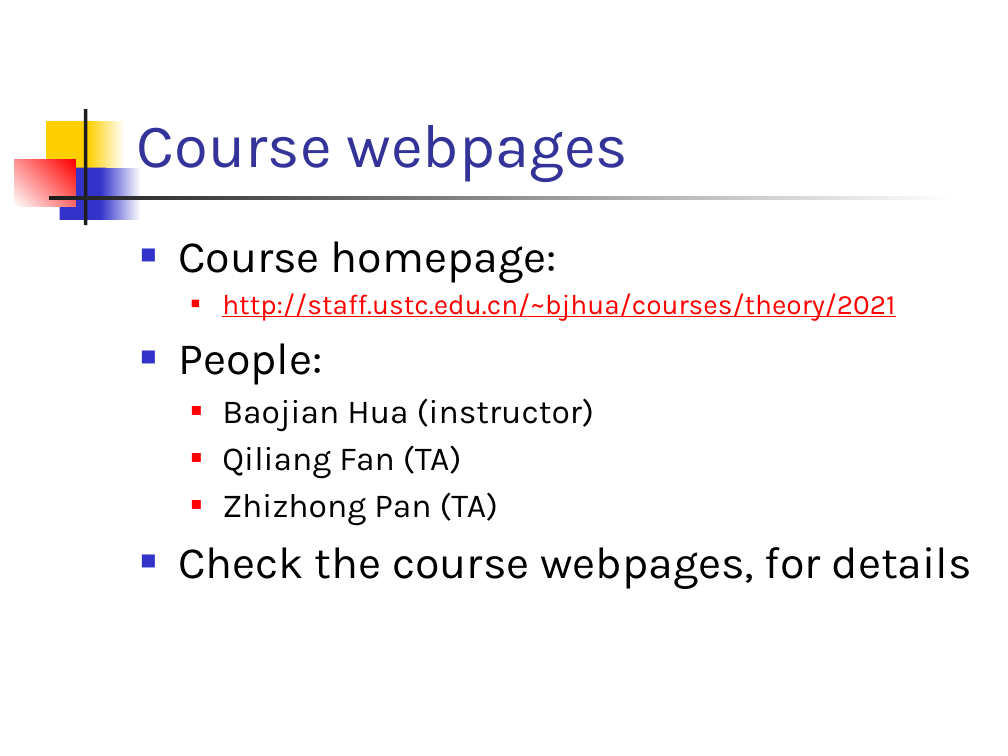
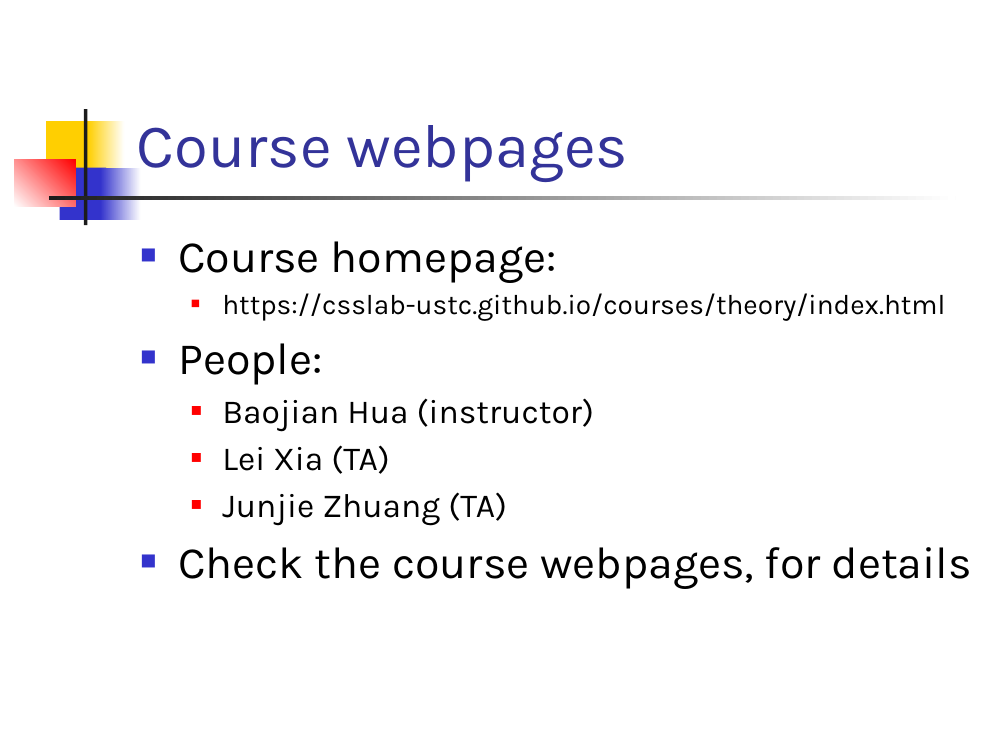
Before and after one commit to csslab-ustc/csslab-ustc.github.io, a slide deck: slide 10 of courses/theory/slides/lec01-overview.pptx. Drawn at 1008x756 pixels with LibreOffice and Linux fonts; fonts in the diff are those of the drawing. Boxes give left, top, right and bottom in pixels: in the first picture for what was removed or moved away, otherwise in the second. Text is boxed around its words. In the diff, an @@ line names an element or a change of style, - is before the commit and + after.

```diff
--- a/courses/theory/slides/lec01-overview.pptx
+++ b/courses/theory/slides/lec01-overview.pptx
@@ text at (222,293,945,321): text changed; text colour #FF0000 to #000000 @@
-  ■ http://staff.ustc.edu.cn/~bjhua/courses/theory/2021
+  ■ https://csslab-ustc.github.io/courses/theory/index.html
@@ text at (222,445,507,526): text changed @@
-  ■ Qiliang Fan (TA)
-  ■ Zhizhong Pan (TA)
+  ■ Lei Xia (TA)
+  ■ Junjie Zhuang (TA)
```
Also in this commit, not shown: 2 other slides changed, 1 other file.
